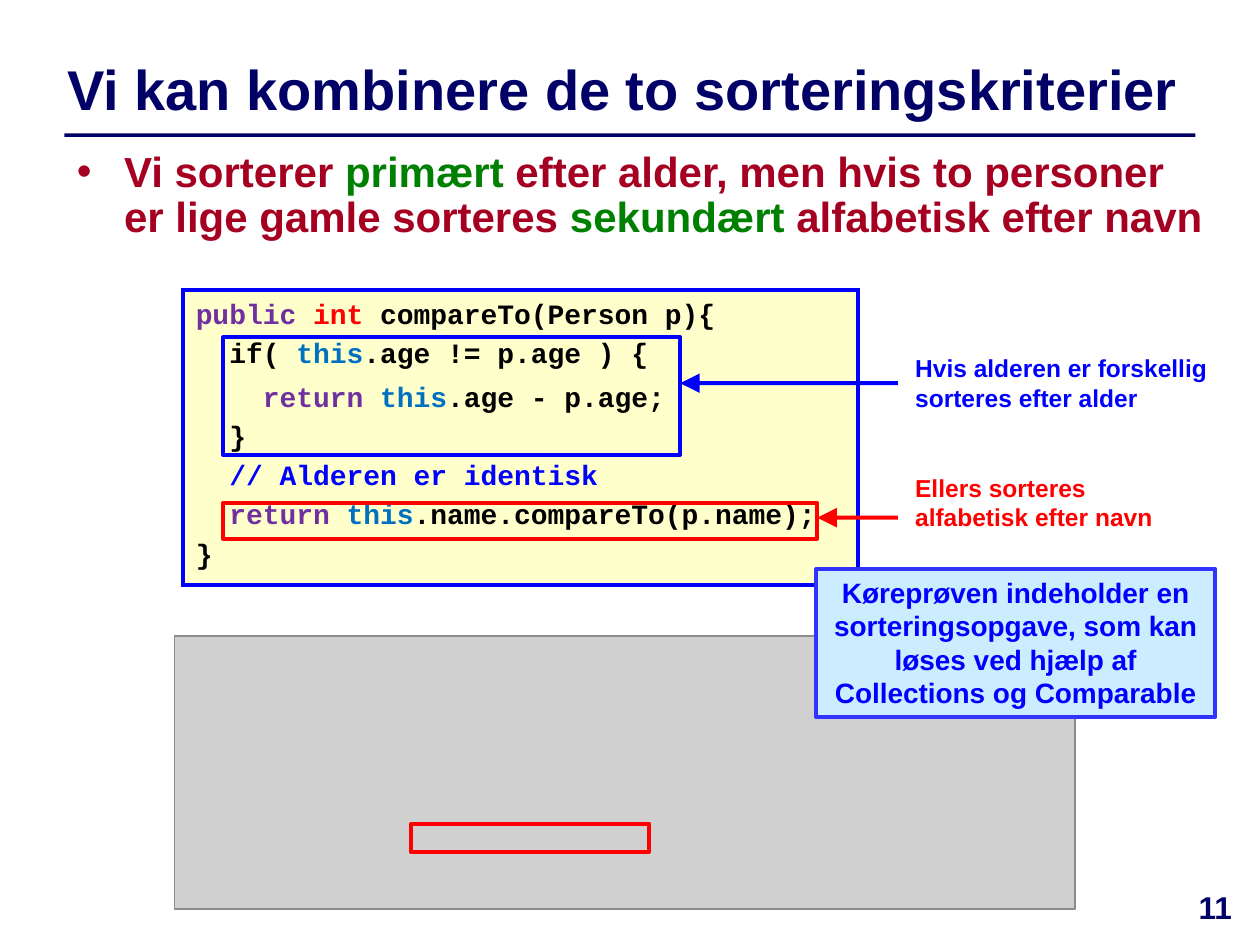
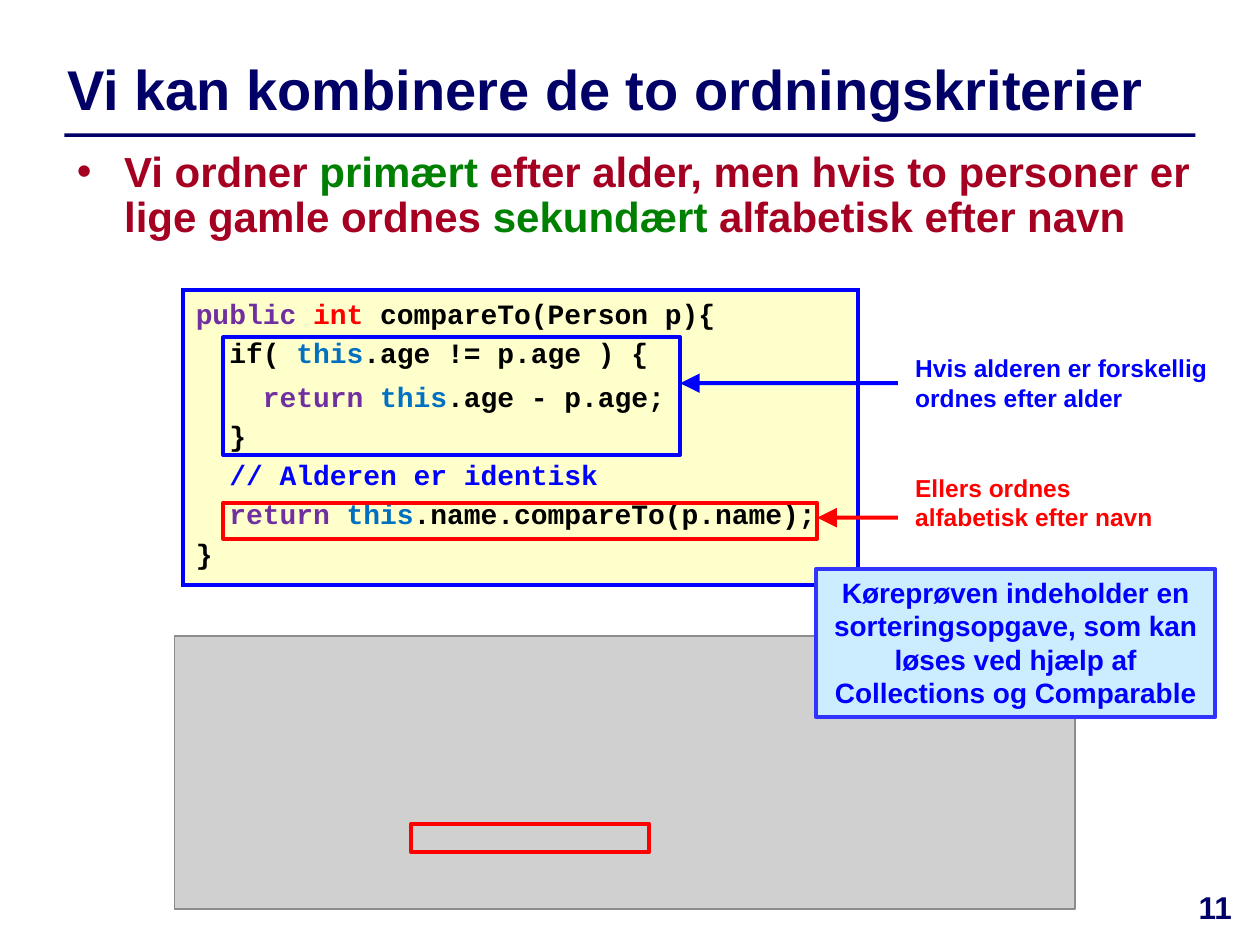
Before and after one commit to IntProgAU/Materiale, a slide deck: slide 11 of web/e23/uge_5a/Slides-Uge5-Mandag.pptx. Drawn at 1260x945 pixels with LibreOffice and Linux fonts; fonts in the diff are those of the drawing; grey boxes stand for pictures. Boxes give left, top, right and bottom in pixels: in the first picture for what was removed or moved away, otherwise in the second. Text is boxed around its words. In the diff, an @@ line names an element or a change of style, - is before the commit and + after.

```diff
--- a/web/e23/uge_5a/Slides-Uge5-Mandag.pptx
+++ b/web/e23/uge_5a/Slides-Uge5-Mandag.pptx
@@ title at (67, 69, 1142, 121): text changed @@
-Vi kan kombinere de to sorteringskriterier
+Vi kan kombinere de to ordningskriterier
@@ text at (124, 156, 1190, 241): text changed @@
-  • Vi sorterer primært efter alder, men hvis to personer er lige gamle sorteres sekundært alfabetisk efter navn
+  • Vi ordner primært efter alder, men hvis to personer er lige gamle ordnes sekundært alfabetisk efter navn
@@ text at (915, 359, 1207, 408): text changed @@
-Hvis alderen er forskellig sorteres efter alder
+Hvis alderen er forskellig ordnes efter alder
@@ text at (915, 479, 1152, 527): text changed @@
-Ellers sorteres alfabetisk efter navn
+Ellers ordnes alfabetisk efter navn
```
Also in this commit, not shown: 13 other slides changed.
